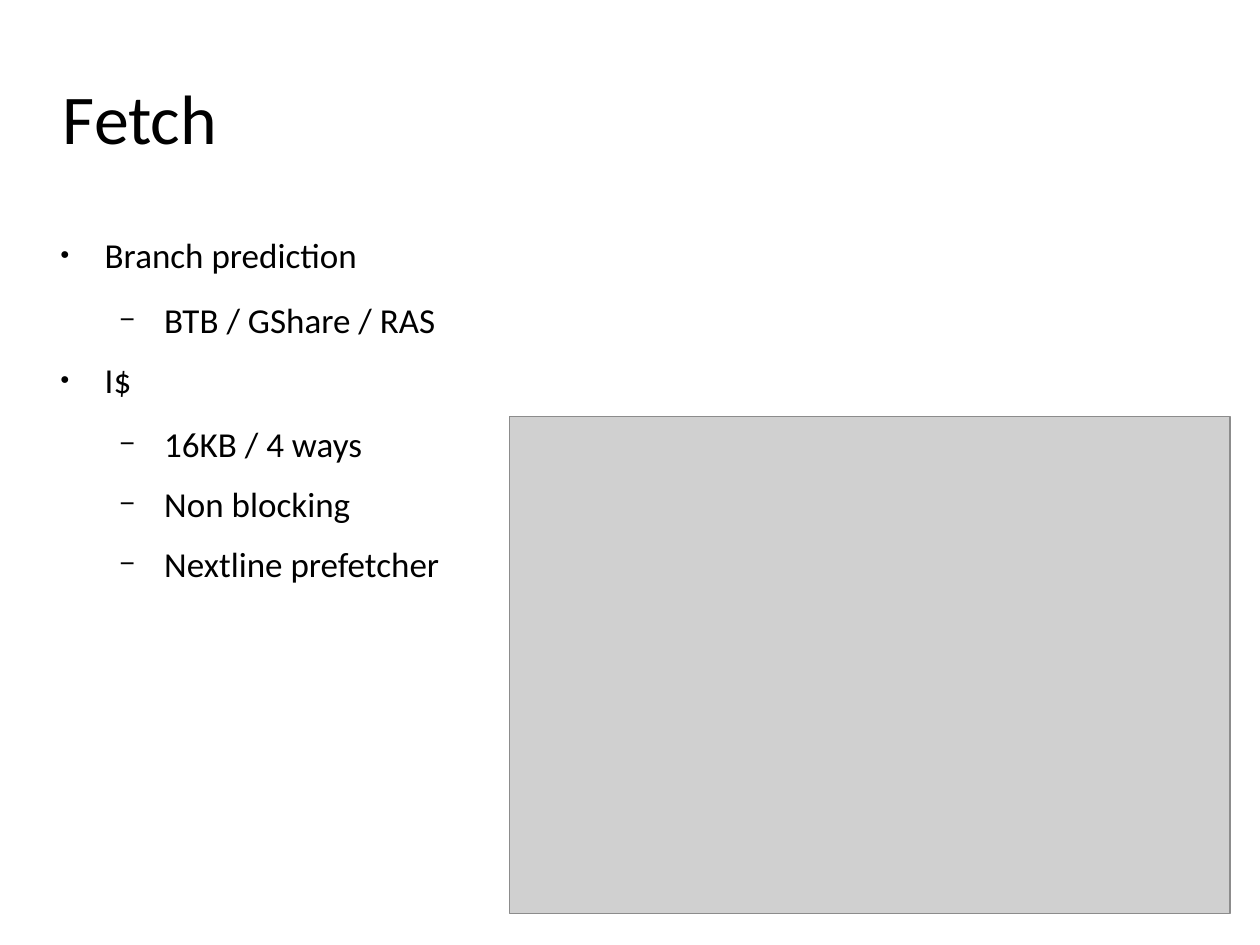
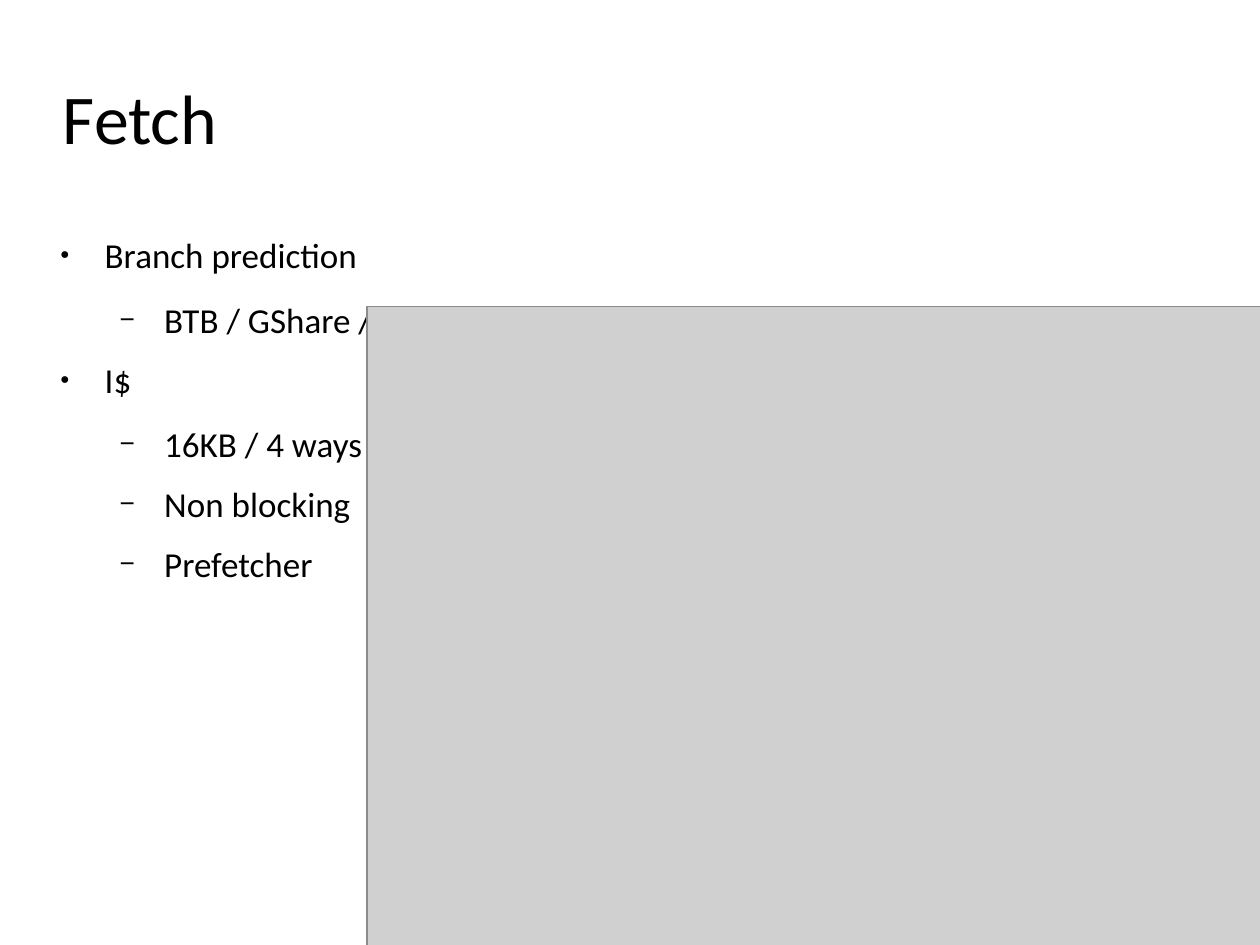
Before and after one commit to SpinalHDL/SpinalDoc, a slide deck: slide 4 of presentation/en/riscv_sc_2024/riscv_sc_2024.odp. Drawn at 1260x945 pixels with LibreOffice and Linux fonts; fonts in the diff are those of the drawing; grey boxes stand for pictures. Boxes give left, top, right and bottom in pixels: in the first picture for what was removed or moved away, otherwise in the second. Text is boxed around its words. In the diff, an @@ line names an element or a change of style, - is before the commit and + after.

```diff
--- a/presentation/en/riscv_sc_2024/riscv_sc_2024.odp
+++ b/presentation/en/riscv_sc_2024/riscv_sc_2024.odp
@@ picture: place and size @@
-picture at box(510, 417, 1231, 914)
+picture at box(367, 306, 1260, 945)
@@ text at box(164, 552, 312, 578): text changed @@
-  − Nextline prefetcher
+  − Prefetcher
```
Also in this commit, not shown: 7 other slides changed, 4 slides added, 1 slide removed.
